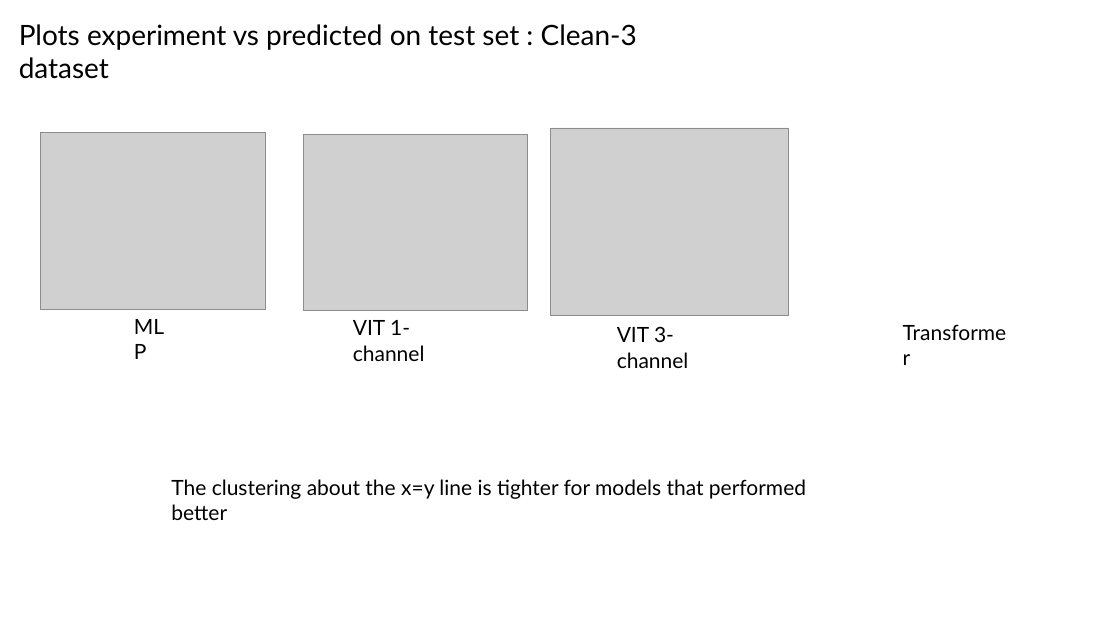
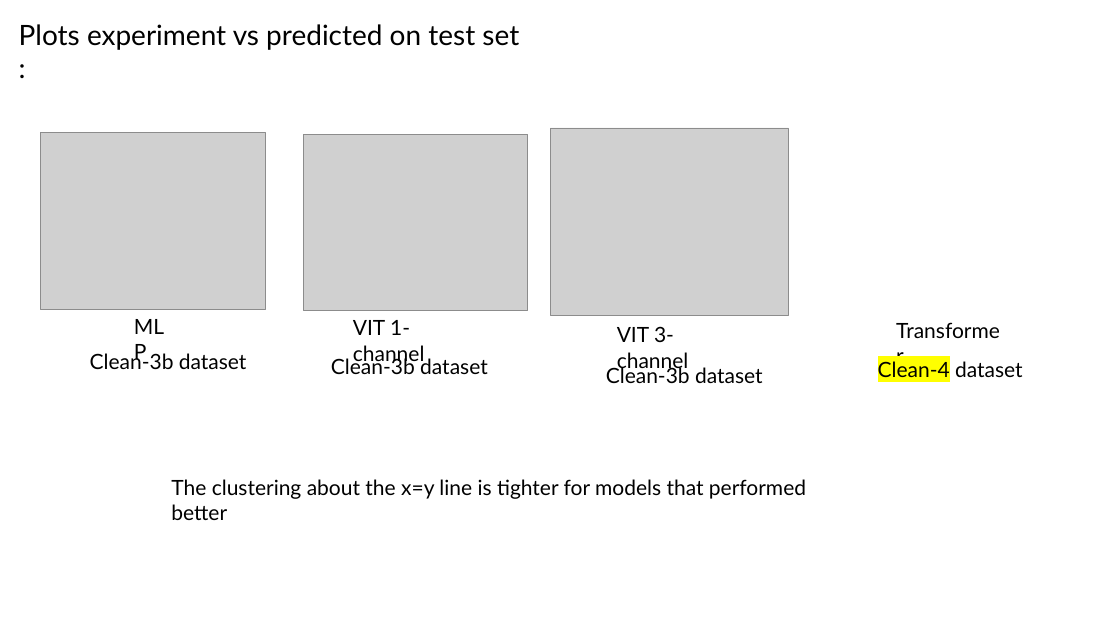
Before and after one commit to planaria158/BERT-antibody-antigen-binding-energy, a slide deck: slide 16 of Homework-aAlphaBio.pptx (slide 15 before the commit). Drawn at 1120x630 pixels with LibreOffice and Linux fonts; fonts in the diff are those of the drawing; grey boxes stand for pictures. Boxes give left, top, right and bottom in pixels: in the first picture for what was removed or moved away, otherwise in the second. Text is boxed around its words. In the diff, an @@ line names an element or a change of style, - is before the commit and + after.

```diff
--- a/Homework-aAlphaBio.pptx
+++ b/Homework-aAlphaBio.pptx
@@ text at (19, 24, 519, 50): text changed @@
-Plots experiment vs predicted on test set : Clean-3 dataset
+Plots experiment vs predicted on test set :
@@ text "Transformer": place and size @@
-text "Transformer" at (895, 315, 1022, 349)
+text "Transformer" at (888, 313, 1015, 347)
@@ text added at (90, 351, 247, 369), 18 pt, text #000000 @@
+Clean-3b dataset
@@ text added at (331, 355, 488, 374), 18 pt, text #000000 @@
+Clean-3b dataset
@@ text added at (606, 365, 763, 383), 18 pt, text #000000 @@
+Clean-3b dataset
@@ text added at (878, 361, 1023, 377), 18 pt, text #000000 @@
+Clean-4 dataset
```
Also in this commit, not shown: 5 other slides changed, 1 slide added, 2 slides removed, 1 other file.
